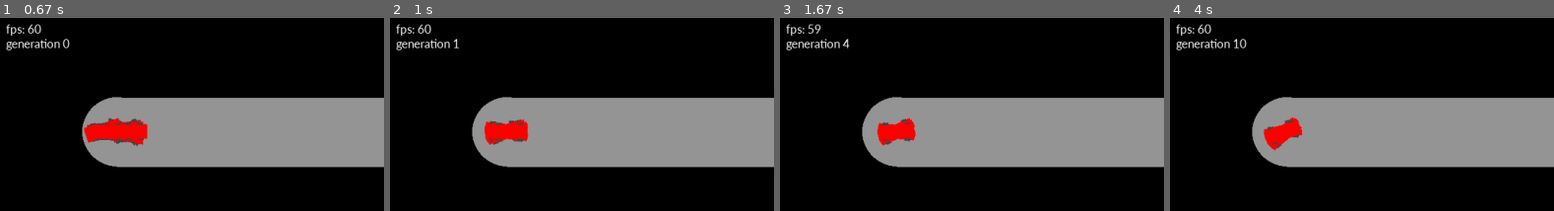
Above: before the commit, frames 1-4 (left to right).
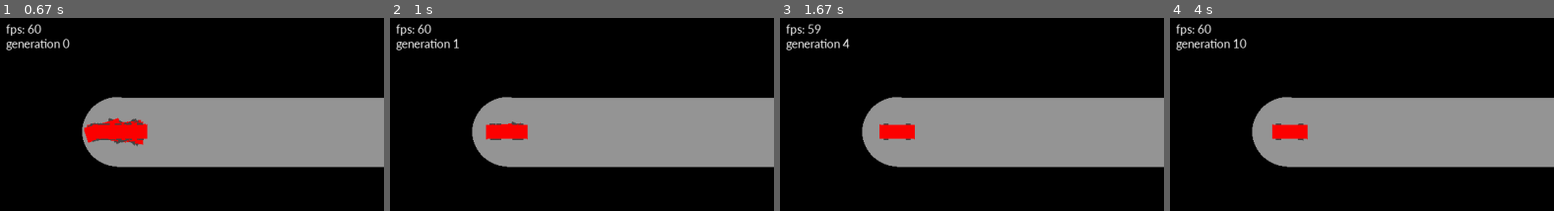
Above: after the commit, the same moments.

Repository: alexelwood14/Hello-AI
Game: pygame game, started from main.py
Two runs of this game, one before a commit and one after it. Both use one fixed random seed, a clock stepped at 60 frames per second and the inputs below.
Inputs (mouse positions are % of the whole screen's width and height, from its top left):
- Up to frame 1 (0.67 s): press the mouse at (55, 67) at 0.37 s; move the mouse to (41, 63) at 0.47 s; release the mouse at (27, 59) at 0.6 s
- Up to frame 2 (1 s): tap X at 0.67 s
- Up to frame 3 (1.67 s): tap X at 1.07, 1.37, 1.57 s
- Up to frame 4 (4 s): tap X at 1.9, 2.2, 2.4, 2.7, 3.3, 3.6 s
The pictures show only the part of the screen within x 0-50%, y 0-50%; the shares and areas given below are measured in that part.

Frame 1 is identical in both runs. In frame 2, 0.4% of the frame differs, in the area x 24-37%, y 52-66%; in frame 3, 0.4%; in frame 4, 0.7%, in the area x 24-36%, y 51-69%.

Commit message:
Fixed bug for next generations

Diff:
--- a/ai.py
+++ b/ai.py
@@ -280,20 +280,20 @@
 
 
     def set_weights(self, weights):
-        for layer in range(len(weights)):
-            for node in range(len(weights[layer])):
-                for w in range(len(weights[layer][node])):
-                    weights[layer][node][w] = np.random.normal(weights[layer][node][w], 0.05)
-
-        self.weights = weights
+        self.weights = weights[:]
+
+        for layer in range(len(self.weights)):
+            for node in range(len(self.weights[layer])):
+                for w in range(len(self.weights[layer][node])):
+                    self.weights[layer][node][w] = np.random.normal(self.weights[layer][node][w], 0.05)
 
 
     def set_biases(self, biases):
-        for layer in range(len(biases)):
-            for bias in range(len(biases[layer])):
-                biases[layer][bias] = np.random.normal(biases[layer][bias], 0.05)
-
-        self.biases = biases
+        self.biases = biases[:]
+
+        for layer in range(len(self.biases)):
+            for bias in range(len(self.biases[layer])):
+                self.biases[layer][bias] = np.random.normal(self.biases[layer][bias], 0.05)
 
 
     def get_weights(self):
--- a/game.py
+++ b/game.py
@@ -33,12 +33,18 @@
     return highest, index
 
 
-def next_gen_cars(top_cars, window, pos, size, cars):
+def next_gen_cars(top_cars, window, cars):
+    cars = []
+    asp_ratio = window.get_size()[1] / const.BASE_RES
+    for i in range(50):
+        cars.append(car_o.Car(window, [asp_ratio*300, asp_ratio*300], 10))
+
     for car in range(len(top_cars)):
         for i in range(10):
             cars[(car * 10) + i].set_biases(top_cars[car].get_biases())
             cars[(car * 10) + i].set_weights(top_cars[car].get_weights())
-            cars[(car * 10) + i].reset()
+
+    return cars
 
 #----------------------------------------------------------------------------------------------------------------------------------
 def race(window, clock, action, mouse_used):
@@ -130,8 +136,7 @@
 ##            average_progress /= len(cars)
 
             top_cars = find_top_cars(cars)
-
-            next_gen_cars(top_cars, window, [asp_ratio*300, asp_ratio*300], 10, cars)
+            cars = next_gen_cars(top_cars, window, cars)
 
             gen += 1
             simulating = True
